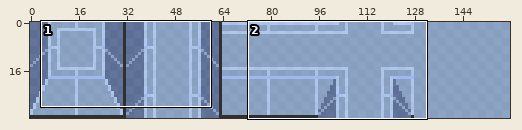
Sprite sheet, stored at icons/obj/smooth_structures/reinforced_window.png. Above, an overview of the earlier version with the close-up marked.
Close-up. As it was:
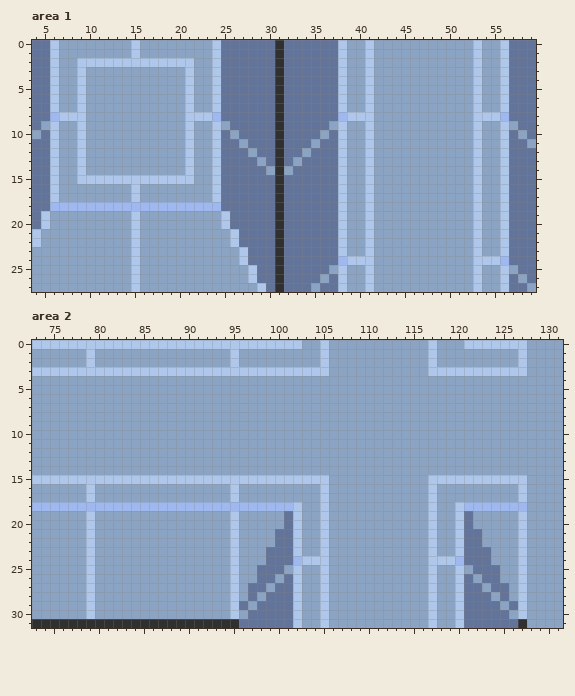
The file is 160x32 pixels. Shown: area 1: x 4..59, y 0..27; area 2: x 73..131, y 0..31.
Now the later version:
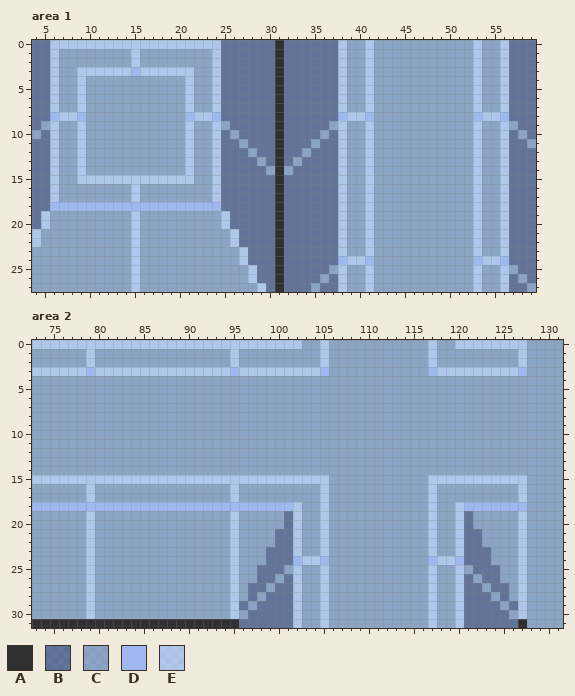
Palette (. is transparent): A #303030  B #324b81af  C #6f91bfaf  D #9fb8f0  E #a0c4f7af
Log entry: rwindow pixel fix
Changes in this commit:
--- area 1
@@ x 5..25 @@
- 0 BECCCCCCCCECCCCCCCCEB
+ 0 BEEEEEEEEEEEEEEEEEEEB
  1 BECCCCCCCCECCCCCCCCEB
- 2 BECCEEEEEEEEEEEEECCEB
- 3 BECCECCCCCCCCCCCECCEB
+ 2 BECCCCCCCCECCCCCCCCEB
+ 3 BECCEEEEEEDEEEEEECCEB
  4 BECCECCCCCCCCCCCECCEB
@@ x 4..59 @@
  7 BBECCECCCCCCCCCCCECCEBBBBBBABBBBBBECCECCCCCCCCCCCECCEBBB
- 8 BBDEEECCCCCCCCCCCEEEDBBBBBBABBBBBBDEEECCCCCCCCCCCEEEDBBB
+ 8 BBDEEDCCCCCCCCCCCDEEDBBBBBBABBBBBBDEEDCCCCCCCCCCCDEEDBBB
  9 BCECCECCCCCCCCCCCECCECBBBBBABBBBBCECCECCCCCCCCCCCECCECBB
@@ x 39..55 @@
 23 CCECCCCCCCCCCCECC
-24 EEECCCCCCCCCCCEEE
+24 EEDCCCCCCCCCCCDEE
 25 CCECCCCCCCCCCCECC
--- area 2
@@ x 73..131 @@
- 0 EEEEEEEEEEEEEEEEEEEEEEEEEEEEEECCECCCCCCCCCCCECCCEEEEEEECCCC
+ 0 EEEEEEEEEEEEEEEEEEEEEEEEEEEEEECCECCCCCCCCCCCECCEEEEEEEECCCC
  1 CCCCCCECCCCCCCCCCCCCCCECCCCCCCCCECCCCCCCCCCCECCCCCCCCCECCCC
  2 CCCCCCECCCCCCCCCCCCCCCECCCCCCCCCECCCCCCCCCCCECCCCCCCCCECCCC
- 3 EEEEEEEEEEEEEEEEEEEEEEEEEEEEEEEEECCCCCCCCCCCEEEEEEEEEEECCCC
+ 3 EEEEEEDEEEEEEEEEEEEEEEDEEEEEEEEEDCCCCCCCCCCCDEEEEEEEEEDCCCC
  4 CCCCCCCCCCCCCCCCCCCCCCCCCCCCCCCCCCCCCCCCCCCCCCCCCCCCCCCCCCC
@@ x 103..119 @@
 23 CCECCCCCCCCCCCECC
-24 EEECCCCCCCCCCCEEE
+24 EEDCCCCCCCCCCCDEE
 25 CCECCCCCCCCCCCECC
